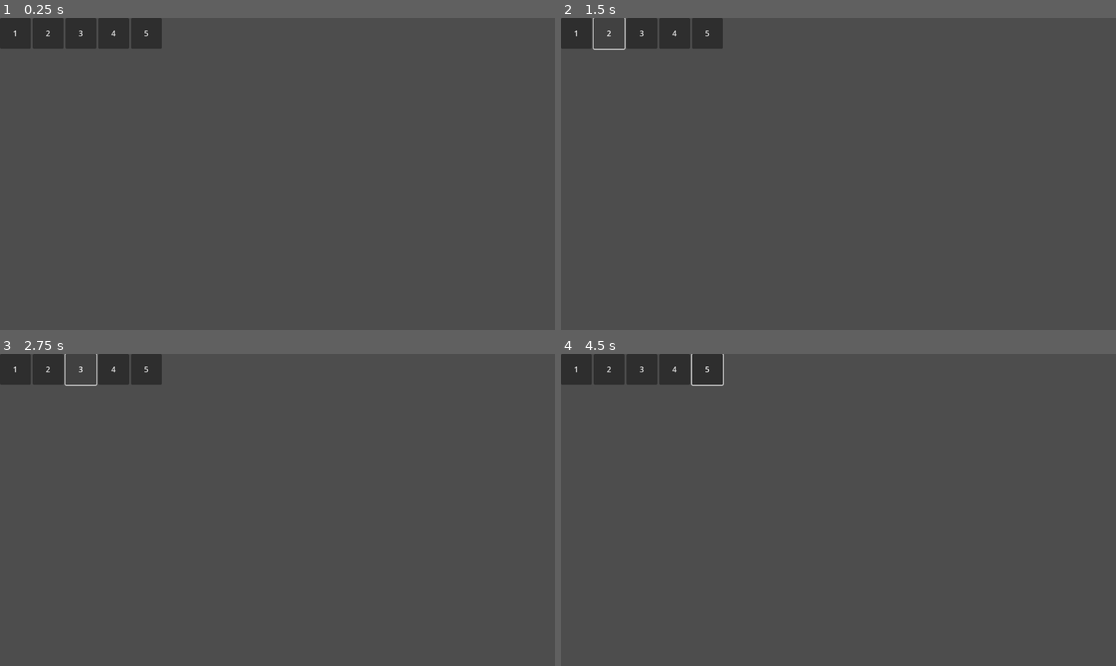
Above: before the commit, frames 1-4 (two rows, left to right).
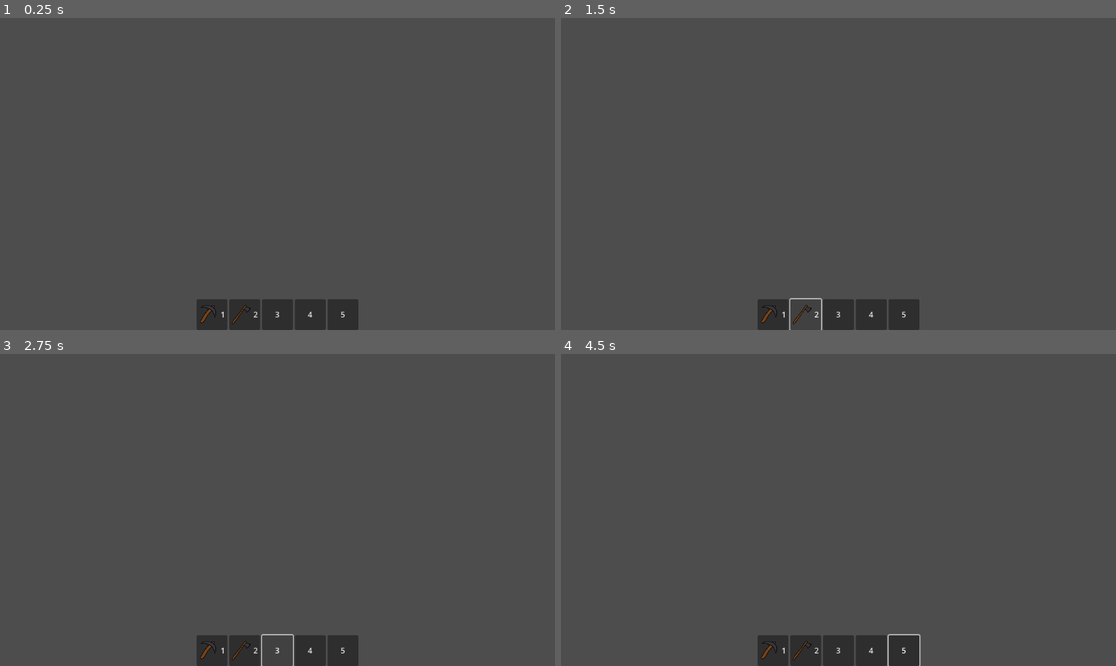
Above: after the commit, the same moments.

Repository: Predhelt/UnstableAlchemy
Game: Godot game, scene res://UI/hotbar.tscn
Two runs of this game, one before a commit and one after it. Both use one fixed random seed, a clock stepped at 60 frames per second and the inputs below. Before the commit the project has no main scene; this scene is started directly in both runs.
Inputs (mouse positions are in pixels of both pictures, inside the frame that each line leads up to):
- Up to frame 1 (0.25 s): no input
- Up to frame 2 (1.5 s): click "1" at 0.5 s; click "2" at 1.25 s
- Up to frame 3 (2.75 s): click "3" at 2 s
- Up to frame 4 (4.5 s): click "4" at 2.75 s; click "5" at 3.5 s; tap Enter at 4.25 s; move the mouse to (960, 494) at 4.27 s; hold D (move_right) from 4.28 s (still down); click (960, 494) at 4.42 s

The runs differ from the first frame. In frame 1, 5.3% of the frame differs, in the area x 0-65%, y 0-100%; in frame 2, 4.5%; in frame 3, 4.4%; in frame 4, 5.5%.

Commit message:
main scene, basic ui, tool type
This is before going through the "Resource Gathering RPG in Godot 4" tutorial by Chris' Tutorials.
Created a main scene to use as my base map for testing.
Created UI file format and update hotbar buttons. hotbar buttons do not currently incorporate the tools, but has the ability to if the tools are in scope of the hotbar, which did not seem like the correct way to go about it.
Made the Tool type, which has basic stats such as quality, strength, and range. This type should include all common functionality between different tools.
Made the pickaxe and woodcutting axe both of type Tool.

Diff:
--- /dev/null
+++ b/Maps/main.tscn
@@ -0,0 +1,29 @@
+[gd_scene load_steps=3 format=3 uid="uid://depbbsatmakqx"]
+
+[ext_resource type="PackedScene" uid="uid://dmno12rqcg6in" path="res://UI/hotbar.tscn" id="2_o3m6t"]
+[ext_resource type="PackedScene" uid="uid://csw57bxt7nvm2" path="res://player.tscn" id="2_pbeup"]
+
+[node name="Main" type="Node2D"]
+
+[node name="CanvasLayer" type="CanvasLayer" parent="."]
+
+[node name="UI" type="Control" parent="CanvasLayer"]
+layout_mode = 3
+anchors_preset = 15
+anchor_right = 1.0
+anchor_bottom = 1.0
+grow_horizontal = 2
+grow_vertical = 2
+
+[node name="Hotbar" parent="CanvasLayer/UI" instance=ExtResource("2_o3m6t")]
+layout_mode = 1
+anchors_preset = 7
+anchor_left = 0.5
+anchor_top = 1.0
+anchor_right = 0.5
+offset_top = -8.0
+offset_bottom = -8.0
+grow_vertical = 0
+
+[node name="Player" parent="." instance=ExtResource("2_pbeup")]
+position = Vector2(253, 194)
--- /dev/null
+++ b/Tools/Tool.gd
@@ -0,0 +1,33 @@
+class_name Tool
+extends Area2D
+## Data representation of the tool
+
+@export var display_name : StringName
+@export var quality : int = 0
+var range : float = 0.0
+var strength : float = 0.0
+var speed : float = 0.0
+
+
+
+func _ready() -> void:
+	if quality == 1:
+		range = 50.0
+		strength = 50.0
+		speed = 50.0
+		#TODO: texture swap for rarity
+	elif quality == 2:
+		range = 100.0
+		strength = 100.0
+		speed = 100.0
+		#TODO: texture swap for rarity
+	elif quality == 3:
+		range = 150.0
+		strength = 150.0
+		speed = 150.0
+		#TODO: texture swap for rarity
+	else:
+		quality = 0
+		range = 0.0
+		strength = 0.0
+		speed = 0.0
--- a/Tools/pickaxe.tscn
+++ b/Tools/pickaxe.tscn
@@ -1,17 +1,22 @@
-[gd_scene load_steps=3 format=3 uid="uid://d1u5ejg6hestf"]
+[gd_scene load_steps=4 format=3 uid="uid://d1u5ejg6hestf"]
 
+[ext_resource type="Script" path="res://Tools/Tool.gd" id="1_7ntof"]
 [ext_resource type="Texture2D" uid="uid://dae4qq5rhx7qx" path="res://Tools/RoughPickaxe.png" id="1_mn4oj"]
 
 [sub_resource type="CircleShape2D" id="CircleShape2D_b63s0"]
-radius = 57.0088
+radius = 112.004
 
 [node name="Pickaxe" type="Area2D"]
+collision_layer = 0
+collision_mask = 16
+script = ExtResource("1_7ntof")
+display_name = &"Pickaxe"
+quality = 1
 
 [node name="RoughPickaxe" type="Sprite2D" parent="."]
-position = Vector2(42, -44)
-scale = Vector2(0.5, 0.5)
+position = Vector2(78, -79)
 texture = ExtResource("1_mn4oj")
 
 [node name="CollisionShape2D" type="CollisionShape2D" parent="."]
-position = Vector2(39, -59)
+position = Vector2(74, -112)
 shape = SubResource("CircleShape2D_b63s0")
--- a/Tools/woodcutting_axe.tscn
+++ b/Tools/woodcutting_axe.tscn
@@ -1,11 +1,17 @@
-[gd_scene load_steps=3 format=3 uid="uid://o3yqimgiub37"]
+[gd_scene load_steps=4 format=3 uid="uid://o3yqimgiub37"]
 
 [ext_resource type="Texture2D" uid="uid://b2fmrw7wionnr" path="res://Tools/RoughWoodcuttingAxe.png" id="1_c55a8"]
+[ext_resource type="Script" path="res://Tools/Tool.gd" id="1_cu55u"]
 
 [sub_resource type="RectangleShape2D" id="RectangleShape2D_iymjs"]
 size = Vector2(105.058, 218.184)
 
 [node name="WoodcuttingAxe" type="Area2D"]
+collision_layer = 0
+collision_mask = 32
+script = ExtResource("1_cu55u")
+display_name = &"Woodcutting Axe"
+quality = 1
 
 [node name="RoughWoodcuttingAxe" type="Sprite2D" parent="."]
 position = Vector2(102, -97)
--- a/UI/hotbar.tscn
+++ b/UI/hotbar.tscn
@@ -1,9 +1,11 @@
-[gd_scene load_steps=7 format=3 uid="uid://dmno12rqcg6in"]
+[gd_scene load_steps=9 format=3 uid="uid://dmno12rqcg6in"]
 
 [ext_resource type="PackedScene" uid="uid://bbvxpluwik7r6" path="res://UI/hotbar_button.tscn" id="1_j8vo5"]
 [ext_resource type="Shortcut" uid="uid://lgqcpcn7dh6v" path="res://UI/Shortcuts/hotbar_1.tres" id="2_kcset"]
-[ext_resource type="Shortcut" path="res://UI/Shortcuts/hotbar_2.tres" id="3_18uj4"]
+[ext_resource type="Texture2D" uid="uid://b5wfpko2xsxvk" path="res://Tools/Images/RoughPickaxe.png" id="3_7t3co"]
+[ext_resource type="Shortcut" uid="uid://cwq4rqia8g33q" path="res://UI/Shortcuts/hotbar_2.tres" id="3_18uj4"]
 [ext_resource type="Shortcut" uid="uid://b47ma8787xjk5" path="res://UI/Shortcuts/hotbar_3.tres" id="4_a2hxo"]
+[ext_resource type="Texture2D" uid="uid://dkuwxwyiwk7sy" path="res://Tools/Images/RoughWoodcuttingAxe.png" id="5_7jmbk"]
 [ext_resource type="Shortcut" uid="uid://du4gxggmmlkv2" path="res://UI/Shortcuts/hotbar_4.tres" id="5_xqf24"]
 [ext_resource type="Shortcut" uid="uid://bdfvb0i3ygq55" path="res://UI/Shortcuts/hotbar_5.tres" id="6_xvgtj"]
 
@@ -16,31 +18,41 @@
 grow_vertical = 2
 
 [node name="HBoxContainer" type="HBoxContainer" parent="."]
-layout_mode = 0
-offset_right = 40.0
-offset_bottom = 40.0
+layout_mode = 1
+anchors_preset = 7
+anchor_left = 0.5
+anchor_top = 1.0
+anchor_right = 0.5
+anchor_bottom = 1.0
+offset_left = -168.0
+offset_top = -64.0
+offset_right = 168.0
+grow_horizontal = 2
+grow_vertical = 0
 
-[node name="HotbarButton1" parent="HBoxContainer" instance=ExtResource("1_j8vo5")]
+[node name="ToolButton1" parent="HBoxContainer" instance=ExtResource("1_j8vo5")]
 layout_mode = 2
 shortcut = ExtResource("2_kcset")
-text = ""
+icon = ExtResource("3_7t3co")
+expand_icon = true
 
-[node name="HotbarButton2" parent="HBoxContainer" instance=ExtResource("1_j8vo5")]
+[node name="ToolButton2" parent="HBoxContainer" instance=ExtResource("1_j8vo5")]
 layout_mode = 2
 shortcut = ExtResource("3_18uj4")
-text = ""
+icon = ExtResource("5_7jmbk")
+expand_icon = true
 
-[node name="HotbarButton3" parent="HBoxContainer" instance=ExtResource("1_j8vo5")]
+[node name="ToolButton3" parent="HBoxContainer" instance=ExtResource("1_j8vo5")]
 layout_mode = 2
 shortcut = ExtResource("4_a2hxo")
-text = ""
+expand_icon = true
 
-[node name="HotbarButton4" parent="HBoxContainer" instance=ExtResource("1_j8vo5")]
+[node name="ToolButton4" parent="HBoxContainer" instance=ExtResource("1_j8vo5")]
 layout_mode = 2
 shortcut = ExtResource("5_xqf24")
-text = ""
+expand_icon = true
 
-[node name="HotbarButton5" parent="HBoxContainer" instance=ExtResource("1_j8vo5")]
+[node name="ToolButton5" parent="HBoxContainer" instance=ExtResource("1_j8vo5")]
 layout_mode = 2
 shortcut = ExtResource("6_xvgtj")
-text = ""
+expand_icon = true
--- a/UI/hotbar_button.gd
+++ b/UI/hotbar_button.gd
@@ -1,11 +1,16 @@
 extends Button
 
+@export var tool : Tool
 
 func _ready() -> void:
 	var event : InputEvent = shortcut.events[0]
 	text = event.as_text()
 	pressed.connect(_on_pressed)
+	#TODO: icon.set_button_icon(tool.sprite2d.texture(quality))
 
 
 func _on_pressed():
-	print("test")
+	if tool != null:
+		prints(tool.display_name, "Quality: ", tool.quality, "Stats: ", tool.range)
+	else:
+		print("No tool!")
--- a/UI/hotbar_button.tscn
+++ b/UI/hotbar_button.tscn
@@ -6,5 +6,4 @@
 custom_minimum_size = Vector2(64, 64)
 offset_right = 18.0
 offset_bottom = 31.0
-text = "X"
 script = ExtResource("1_0i3w7")
--- a/player.gd
+++ b/player.gd
@@ -7,7 +7,9 @@
 	"health" : 100.0, # health value
 	"stamina" : 100.0, # stamina value
 	"move speed" : 300.0, # move speed modifier (100 = 1.0*ms)
-	"tool speed" : 100.0, # tool speed value (100 = 1.0*ts)
+	"dexterity" : 100.0, # value of speed when interacting with tools
+	"strength" : 100.0, #
+	"range" : 100.0, # length of arms
 }
 
 # Tools have values that determine the quality of the tool.
@@ -21,7 +23,7 @@
 	"shovel" : 0, # for digging
 }
 
-var hotbar = { # Determines tool in hotbar slot
+var hotbar = { # TODO: Determines tool in hotbar slot
 	0 : "bare",
 	1 : "pickaxe",
 	2 : "woodcutting axe",
@@ -30,12 +32,13 @@
 	5 : "shovel",
 }
 
+
 func _physics_process(delta: float) -> void:
 	var direction = Input.get_vector("move_left", "move_right", "move_up", "move_down")
 	velocity = direction * stats["move speed"]
 	move_and_slide()
 
-	# Change animation when character starts/stops walking
+	# TODO: Change animation when character starts/stops walking
 ##	if velocity.length() > 0.0:
 ##		character.play_walk_animation()
 ##	else:
@@ -50,19 +53,3 @@
 	else: # if already holding the tool, deselect it
 		held_tool = hotbar[0]
 	print(held_tool)
-
-func _on_input_event(viewport: Node, event: InputEvent, shape_idx: int) -> void:
-	var eventText : String = event.as_text()
-	match eventText:
-		"tool_slot1":
-			set_tool(1)
-		"tool_slot2":
-			set_tool(2)
-		"tool_slot3":
-			set_tool(3)
-		"tool_slot4":
-			set_tool(4)
-		"tool_slot5":
-			set_tool(5)
-		"tool_slot6":
-			set_tool(6)
--- a/player.tscn
+++ b/player.tscn
@@ -1,21 +1,30 @@
-[gd_scene load_steps=4 format=3 uid="uid://csw57bxt7nvm2"]
+[gd_scene load_steps=6 format=3 uid="uid://csw57bxt7nvm2"]
 
 [ext_resource type="Texture2D" uid="uid://qxovv43iksjw" path="res://Characters/Slim_meh.png" id="1_e1t1v"]
 [ext_resource type="Script" path="res://player.gd" id="1_juhlw"]
+[ext_resource type="PackedScene" uid="uid://d1u5ejg6hestf" path="res://Tools/pickaxe.tscn" id="3_r5tsa"]
+[ext_resource type="PackedScene" uid="uid://o3yqimgiub37" path="res://Tools/woodcutting_axe.tscn" id="4_ab8vf"]
 
-[sub_resource type="CircleShape2D" id="CircleShape2D_bbgsb"]
-radius = 50.0
+[sub_resource type="RectangleShape2D" id="RectangleShape2D_veuov"]
+size = Vector2(46, 44)
 
 [node name="Player" type="CharacterBody2D"]
 script = ExtResource("1_juhlw")
 
 [node name="SlimMeh" type="Sprite2D" parent="."]
-position = Vector2(-2, -38)
-scale = Vector2(0.2, 0.2)
+position = Vector2(-2, -19)
+scale = Vector2(0.1, 0.1)
 texture = ExtResource("1_e1t1v")
 
 [node name="CollisionShape2D" type="CollisionShape2D" parent="."]
-position = Vector2(2, -34)
-shape = SubResource("CircleShape2D_bbgsb")
+position = Vector2(0, -19)
+shape = SubResource("RectangleShape2D_veuov")
 
-[connection signal="input_event" from="." to="." method="_on_input_event"]
+[node name="Marker2D" type="Marker2D" parent="."]
+position = Vector2(0, -18)
+
+[node name="Pickaxe" parent="Marker2D" instance=ExtResource("3_r5tsa")]
+scale = Vector2(0.3, 0.3)
+
+[node name="WoodcuttingAxe" parent="Marker2D" instance=ExtResource("4_ab8vf")]
+scale = Vector2(0.3, 0.3)
--- a/project.godot
+++ b/project.godot
@@ -12,6 +12,7 @@
 
 config/name="Unstable Alchemist (Pseudo Jam)"
 config/tags=PackedStringArray("deadline", "git")
+run/main_scene="res://Maps/main.tscn"
 config/features=PackedStringArray("4.3", "Forward Plus")
 config/icon="res://icon.svg"
 
@@ -73,6 +74,15 @@
 ]
 }
 
+[layer_names]
+
+2d_physics/layer_1="Player"
+2d_physics/layer_2="NPCs"
+2d_physics/layer_3="Terrain"
+2d_physics/layer_4="Objects"
+2d_physics/layer_5="Ore"
+2d_physics/layer_6="Wood"
+
 [rendering]
 
 renderer/rendering_method="gl_compatibility"
